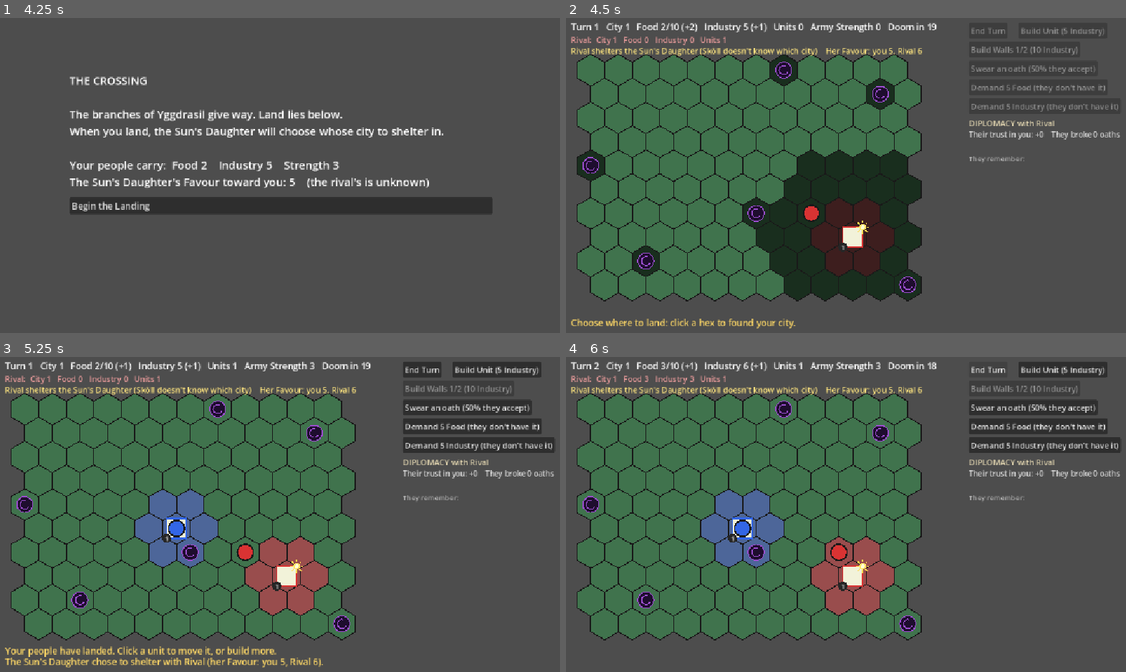
Above: before the commit, frames 1-4 (two rows, left to right).
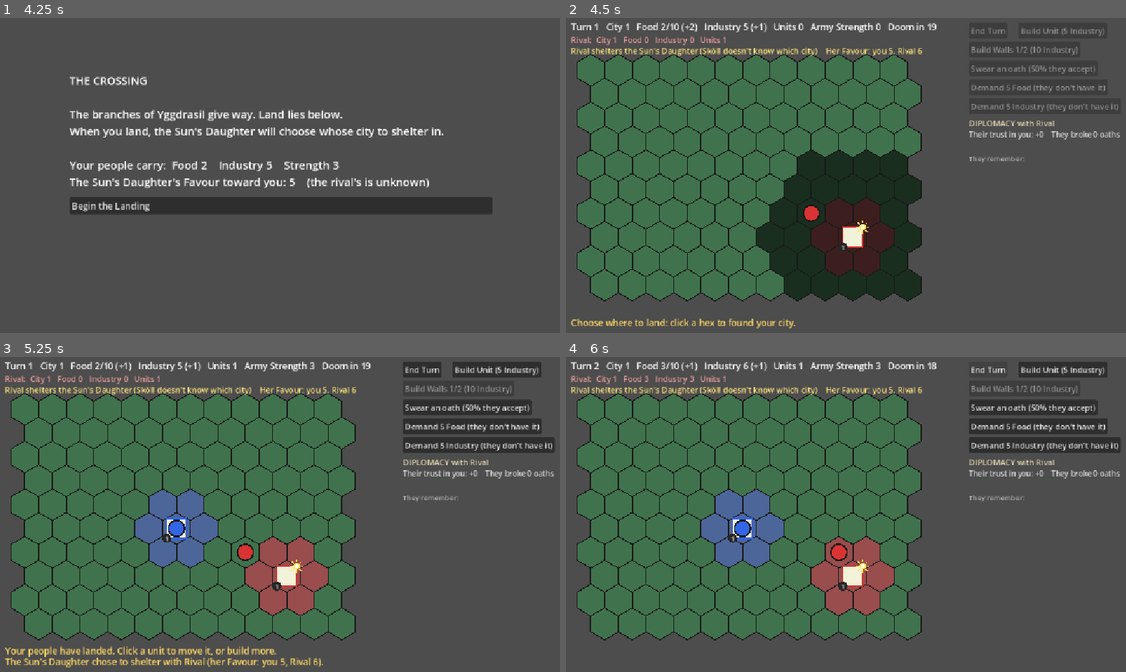
Above: after the commit, the same moments.

Repository: BnanaSkully/after-ragnorok-prototype
Game: Godot game, scene res://main.tscn
Same seed, same stepped clock (60 frames per second), same inputs: the game is played once before the commit and once after it.
Inputs (mouse positions are in pixels of both pictures, inside the frame that each line leads up to):
- Up to frame 1 (4.25 s): tap Enter at 0.5 s; move the mouse to (408, 156) at 0.52 s; click (408, 156) at 0.67 s; click "Save the food stores (Food +3…" at 1.25 s; click "Strip it for tools (Industry …" at 2 s; click "Stand and fight so the others…" at 2.75 s; click "Share your food with her (Foo…" at 3.5 s
- Up to frame 2 (4.5 s): click "Begin the Landing" at 4.25 s
- Up to frame 3 (5.25 s): tap Space at 5 s; move the mouse to (168, 530) at 5.02 s; click (168, 530) at 5.17 s
- Up to frame 4 (6 s): click "End Turn" at 5.75 s

Frame 1 is identical in both runs. In frame 2, 1.8% of the frame differs, in the area x 2-63%, y 11-88%; in frame 3, 0.8%; in frame 4, 0.8%.

Commit message:
Rifts are rolled on turn 2, stay hidden, and re-roll when Sköll returns
Rifts are no longer placed before the Landing: they're rolled on turn
2, once both cities exist, at least 3 hexes from every city, and stay
hidden. When Sköll arrives he comes through one of them and only that
rift is revealed. Each time he is driven back the rifts are rolled
again, so his next way in is always a surprise. The Landing is no
longer restricted by rifts.

Measured over 1000 games: his first attack is close to even between
the two cities; the player's city falls in 21% of games when
sheltering the Sun's Daughter and 29% without.

Co-Authored-By: Claude Opus 5.5 <noreply@anthropic.com>
Claude-Session: https://claude.ai/code/session_01Kpeg7E5nkYcPnqopYPPAon

Diff:
--- a/game_state.gd
+++ b/game_state.gd
@@ -62,7 +62,8 @@
 	player.food = Crossing.START_FOOD
 	player.industry = Crossing.START_INDUSTRY
 	daughter.reset(player, rival)
-	skoll.place_rifts(rival.city_pos) # a new rift layout every game
+	skoll.rifts.clear() # rolled on Skoll.RIFT_TURN, after both cities exist
+	skoll.revealed_rift = NO_CELL
 	messages.clear()
 
 # Apply a choice's effects. Nothing can drop below 0 (Strength below 1).
@@ -86,7 +87,7 @@
 	messages = ["Choose where to land: click a hex to found your city."]
 
 func can_land_at(cell: Vector2i) -> bool:
-	return HexMap.in_bounds(cell) and HexMap.hex_distance(cell, rival.city_pos) >= MIN_LANDING_DISTANCE and not skoll.is_rift(cell)
+	return HexMap.in_bounds(cell) and HexMap.hex_distance(cell, rival.city_pos) >= MIN_LANDING_DISTANCE
 
 # Returns true if the player landed there.
 func try_land(cell: Vector2i) -> bool:
@@ -114,6 +115,8 @@
 	diplomacy.rival_consider_breaking() # before its units move, so a betrayal can strike at once
 	rival_take_turn()
 	turn += 1
+	if turn == Skoll.RIFT_TURN:
+		skoll.place_rifts() # hidden until Sköll comes through one
 	skoll.take_turn()
 	if game_over: # Sköll may have destroyed the player's city or found the Daughter
 		return
--- a/main.gd
+++ b/main.gd
@@ -336,9 +336,9 @@
 			pts.append(pts[0])
 			draw_polyline(pts, Color(0.1, 0.1, 0.1), 2.0)
 
-	# Rifts in the void: where Sköll can come through (a dark swirl).
-	for r in skoll.rifts:
-		var rc := HexView2D.hex_center(r)
+	# The rift Sköll last came through (a dark swirl). The others stay hidden.
+	if skoll.revealed_rift != NO_CELL:
+		var rc := HexView2D.hex_center(skoll.revealed_rift)
 		draw_circle(rc, HexView2D.HEX_SIZE * 0.5, Color(0.12, 0.05, 0.18))
 		draw_arc(rc, HexView2D.HEX_SIZE * 0.5, 0, TAU, 24, Color(0.6, 0.3, 0.8), 2.0)
 		draw_arc(rc, HexView2D.HEX_SIZE * 0.28, 0.5, TAU * 0.8, 16, Color(0.6, 0.3, 0.8), 2.0)
--- a/skoll.gd
+++ b/skoll.gd
@@ -16,13 +16,15 @@
 const SWALLOWED_STRENGTH := 20 # his Strength after swallowing the Sun's Daughter
 
 # Rifts in the void: the hexes Sköll can come through. The map is split into
-# RIFT_SECTIONS_X x RIFT_SECTIONS_Y sections (3 x 2 = 6), and each new game puts
-# one rift on a random hex in every section, so they're always spread out but
-# never in the same places twice. Each time he arrives or is driven back he
-# comes through one at random. They're shown from the Landing on.
+# RIFT_SECTIONS_X x RIFT_SECTIONS_Y sections (3 x 2 = 6) and each section gets
+# one rift on a random hex. They're rolled on RIFT_TURN (after the Landing, so
+# they can keep away from every city) and stay HIDDEN. On arrival he comes
+# through one at random and only that rift is revealed. Each time he's driven
+# back the rifts are rolled again, so his next way in is always a surprise.
 const RIFT_SECTIONS_X := 3
 const RIFT_SECTIONS_Y := 2
-const RIFT_MIN_CITY_DISTANCE := 3 # rifts stay at least this far from the rival's city
+const RIFT_TURN := 2 # the turn the rifts are first rolled
+const RIFT_MIN_CITY_DISTANCE := 3 # rifts stay at least this far from every city
 const SMELL_RANGE := 4 # if the Daughter is rogue this close, he hunts her instead
 const SPRINT := 2 # hexes a turn he runs when hunting her in the open (she runs 1)
 
@@ -36,7 +38,8 @@
 var pos := HexMap.NO_CELL
 var strength := STRENGTH
 var target: Faction = null # the city he is hunting right now
-var rifts: Array[Vector2i] = [] # this game's rifts (see place_rifts)
+var rifts: Array[Vector2i] = [] # the current rifts (hidden from the player)
+var revealed_rift := HexMap.NO_CELL # the rift he last came through (the only one shown)
 
 func _init(p_game: GameState) -> void:
 	_game = weakref(p_game)
@@ -166,12 +169,14 @@
 
 # Sköll can't be killed: losing a fight sends him back to the edge of the map.
 func drive_back() -> void:
+	place_rifts() # new rifts every time he's driven back
 	come_through_rift()
 	if target:
 		game.add_message("Sköll slinks back into the void... and bursts out of another rift, hunting %s." % target_text())
 
-# One rift on a random hex in each section of the map, away from the given city.
-func place_rifts(avoid: Vector2i) -> void:
+# One rift on a random hex in each section of the map, at least
+# RIFT_MIN_CITY_DISTANCE from every standing city.
+func place_rifts() -> void:
 	rifts.clear()
 	for sy in RIFT_SECTIONS_Y:
 		for sx in RIFT_SECTIONS_X:
@@ -179,13 +184,14 @@
 			for row in range(sy * HexMap.ROWS / RIFT_SECTIONS_Y, (sy + 1) * HexMap.ROWS / RIFT_SECTIONS_Y):
 				for col in range(sx * HexMap.COLS / RIFT_SECTIONS_X, (sx + 1) * HexMap.COLS / RIFT_SECTIONS_X):
 					var c := Vector2i(col, row)
-					if avoid == HexMap.NO_CELL or HexMap.hex_distance(c, avoid) >= RIFT_MIN_CITY_DISTANCE:
+					var far_enough := true
+					for f in game.factions:
+						if f.is_alive() and HexMap.hex_distance(c, f.city_pos) < RIFT_MIN_CITY_DISTANCE:
+							far_enough = false
+					if far_enough:
 						options.append(c)
 			if not options.is_empty():
 				rifts.append(options.pick_random())
-
-func is_rift(cell: Vector2i) -> bool:
-	return cell in rifts
 
 # Come out of a random free rift and hunt the city nearest to it.
 func come_through_rift() -> void:
@@ -194,6 +200,7 @@
 		if not game.is_blocked(r) and not game.is_city(r):
 			free.append(r)
 	pos = free.pick_random() if not free.is_empty() else random_edge_cell()
+	revealed_rift = pos
 	pick_target()
 
 # He doesn't know which city hides the Daughter: he hunts the city nearest the
Not shown, changed: CLAUDE.md
